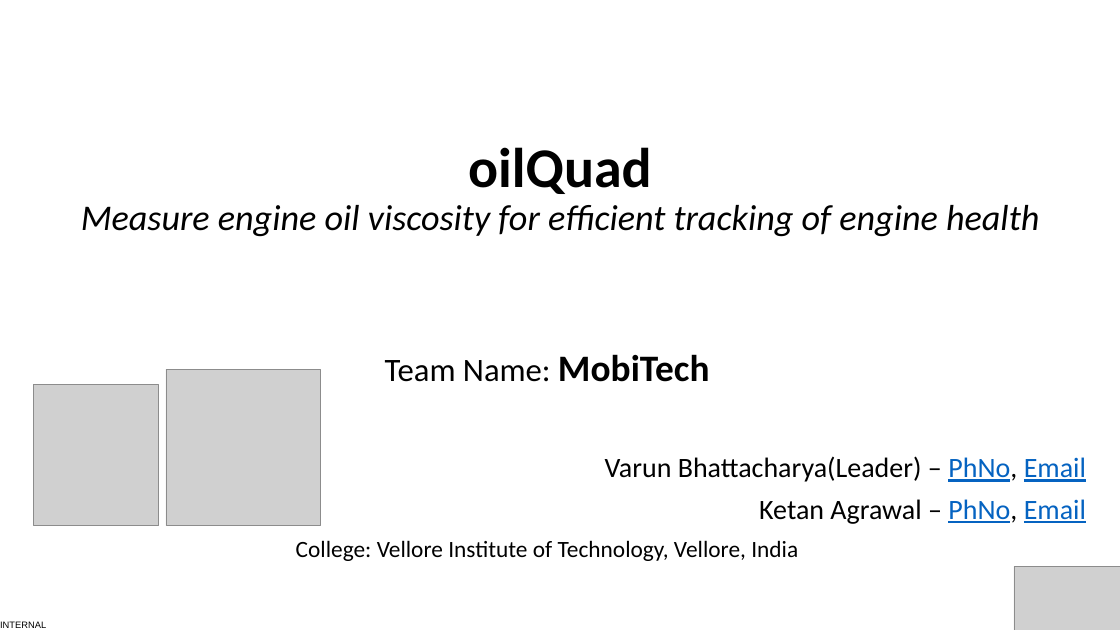
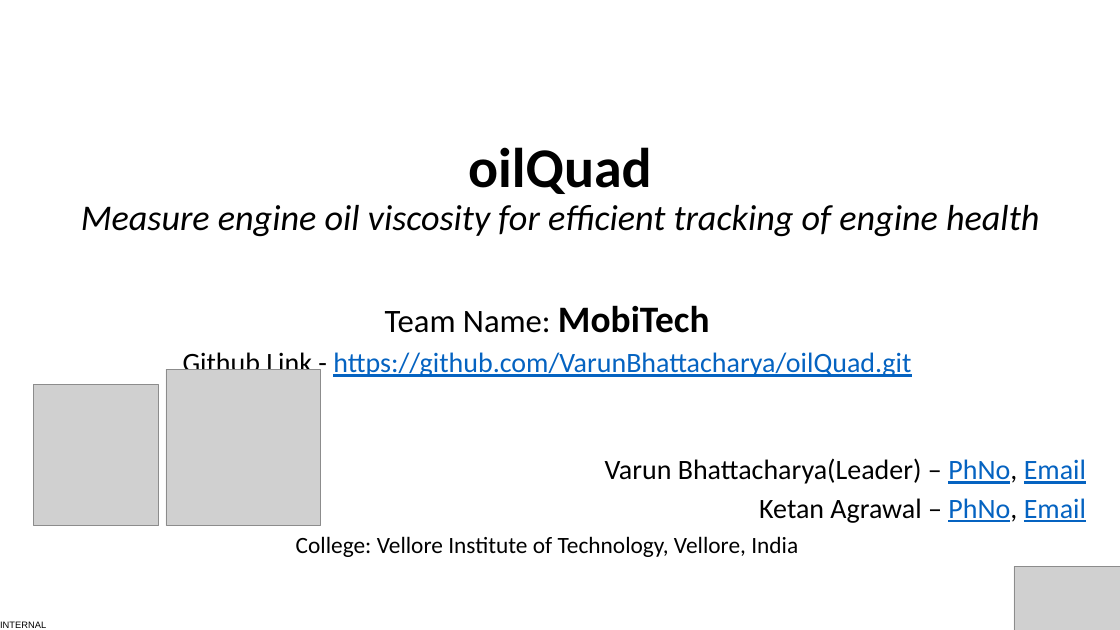
Before and after one commit to VarunBhattacharya/oil-quality-detection, a slide deck: slide 1 of documentation/MobiTech_OilQualityDetection.pptx. Drawn at 1120x630 pixels with LibreOffice and Linux fonts; fonts in the diff are those of the drawing; grey boxes stand for pictures; background and template pictures are left out. Boxes give left, top, right and bottom in pixels: in the first picture for what was removed or moved away, otherwise in the second. Text is boxed around its words. In the diff, an @@ line names an element or a change of style, - is before the commit and + after.

```diff
--- a/documentation/MobiTech_OilQualityDetection.pptx
+++ b/documentation/MobiTech_OilQualityDetection.pptx
@@ subtitle at box(296, 305, 1086, 557): line spacing 0.9 to 0.8 @@
@@ subtitle at box(183, 349, 911, 377): paragraph added @@
+Github Link - https://github.com/VarunBhattacharya/oilQuad.git
```
Also in this commit, not shown: 2 other files.
